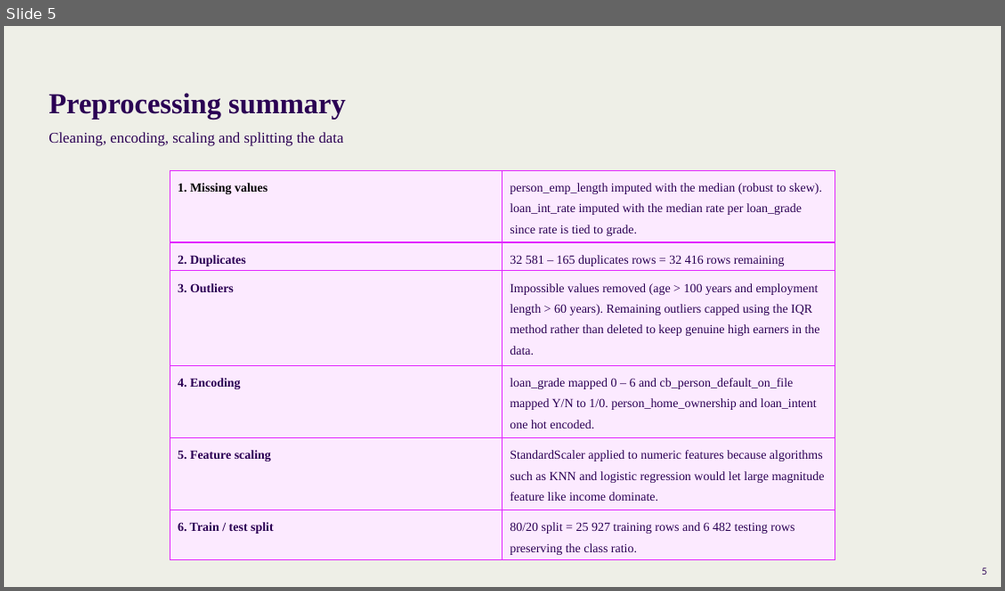
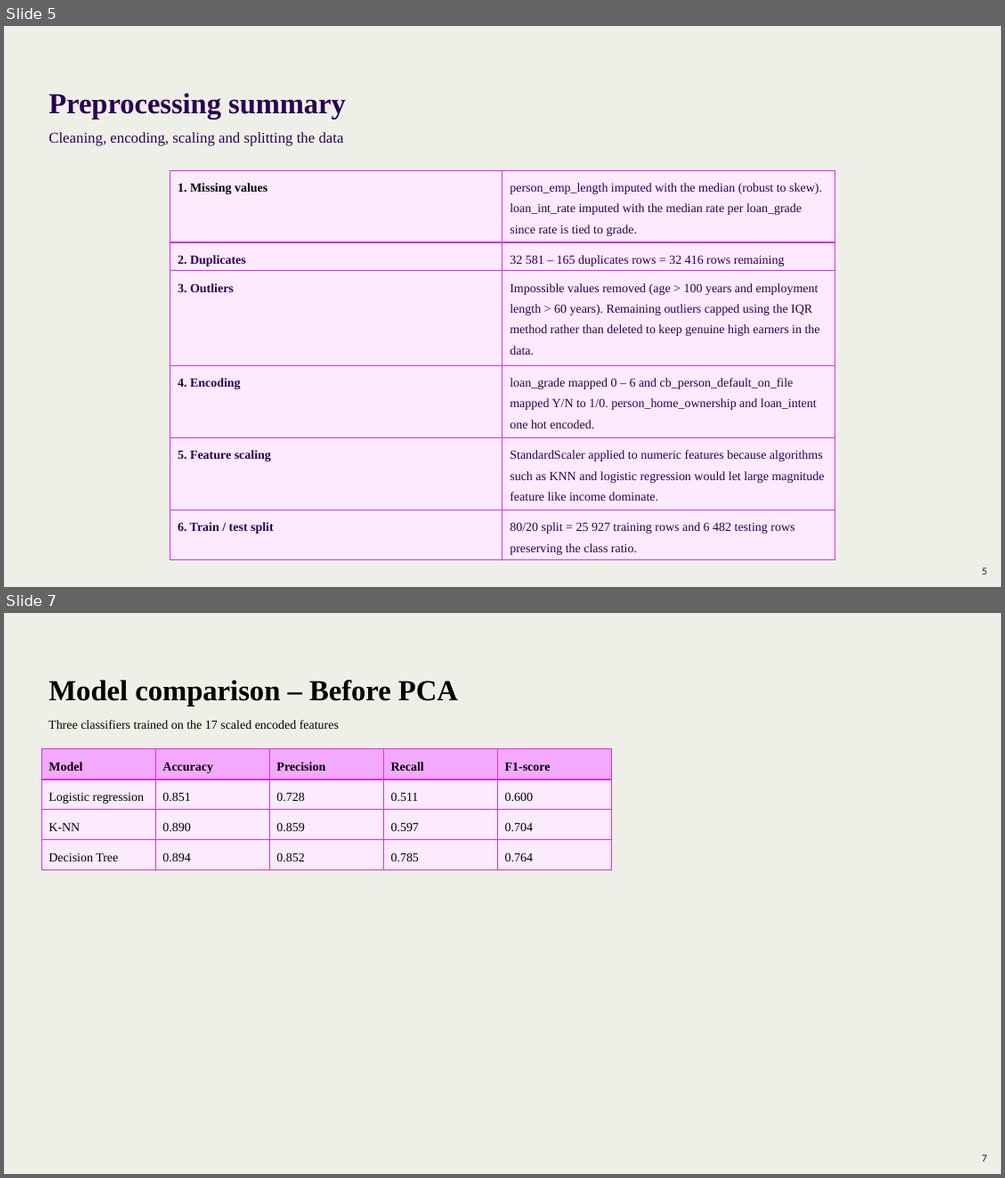
Before and after one commit to Thembelihle-tech/Credit-Risk-Prediction, a slide deck: Credit Risk Prediction System.pptx. Shown one above the other, each under a label of ours: slide 5 before the commit, slides 5 and 7 after it; the slides between them are not shown. The pictures are 1005x591 and 1005x1178 pixels, drawn with LibreOffice and Linux fonts; fonts in the diff are those of the drawing. Boxes give left, top, right and bottom in pixels: in the first picture for what was removed or moved away, otherwise in the second. Text is boxed around its words. In the diff, an @@ line names an element or a change of style, - is before the commit and + after.

```diff
--- a/Credit Risk Prediction System.pptx
+++ b/Credit Risk Prediction System.pptx
@@ slide 7 added at (4, 613, 1001, 1174), background #EEEFE7 @@
@@ title added at (48, 680, 458, 706), 28 pt, text #000000, bold @@
+Model comparison – Before PCA
@@ text added at (48, 720, 339, 729), 12 pt, text #000000 @@
+Three classifiers trained on the 17 scaled encoded features
@@ table added at (41, 749, 610, 870), 4 rows, 5 columns @@
+Model | Accuracy | Precision | Recall | F1-score
+Logistic regression | 0.851 | 0.728 | 0.511 | 0.600
+K-NN | 0.890 | 0.859 | 0.597 | 0.704
+Decision Tree | 0.894 | 0.852 | 0.785 | 0.764
@@ page number added at (981, 1154, 987, 1161), 9 pt, text #2A0053 @@
+7
```
Also in this commit, not shown: 3 slides changed, 1 slide removed, 3 other files.
